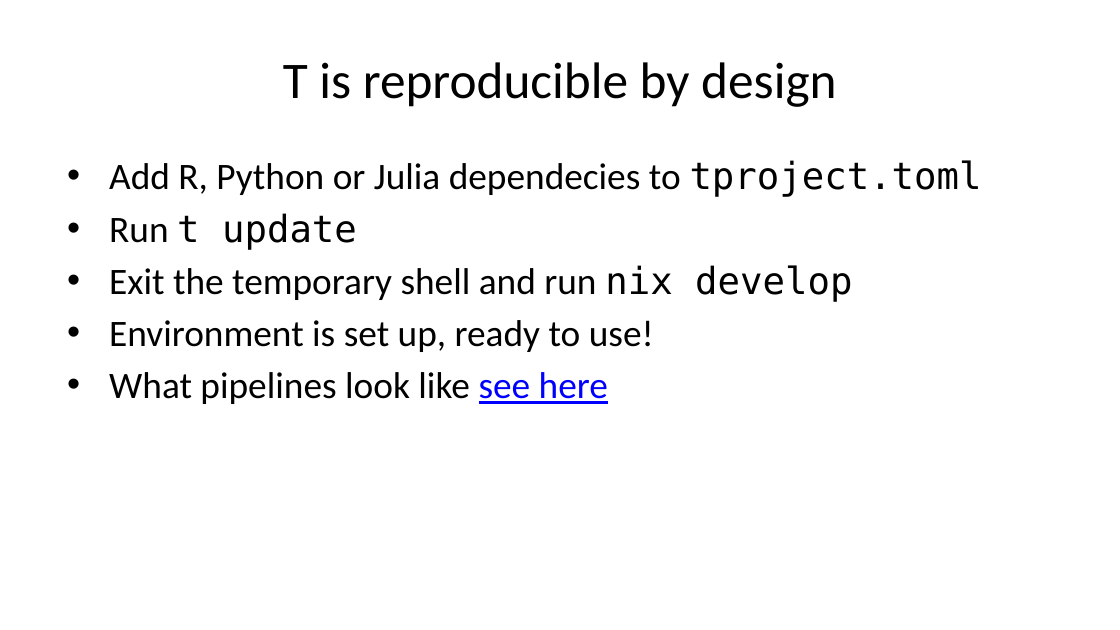
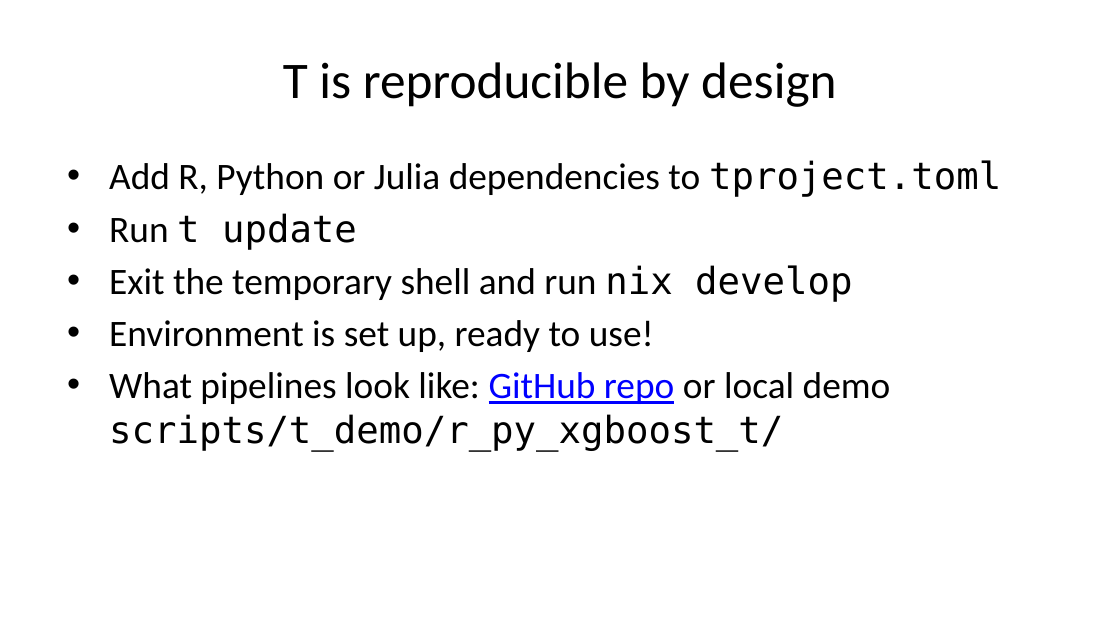
Before and after one commit to b-rodrigues/r_pharma_26, a slide deck: slide 24 of docs/index.pptx (slide 23 before the commit). Drawn at 1120x630 pixels with LibreOffice and Linux fonts; fonts in the diff are those of the drawing. Boxes give left, top, right and bottom in pixels: in the first picture for what was removed or moved away, otherwise in the second. Text is boxed around its words. In the diff, an @@ line names an element or a change of style, - is before the commit and + after.

```diff
--- a/docs/index.pptx
+++ b/docs/index.pptx
@@ text at (109, 160, 1001, 197): text changed @@
-• Add R, Python or Julia dependecies to tproject.toml
+• Add R, Python or Julia dependencies to tproject.toml
@@ text at (109, 372, 891, 451): text changed @@
-• What pipelines look like see here
+• What pipelines look like: GitHub repo or local demo scripts/t_demo/r_py_xgboost_t/
```
Also in this commit, not shown: 8 other slides changed, 2 slides added, 1 slide removed, 23 other files.
